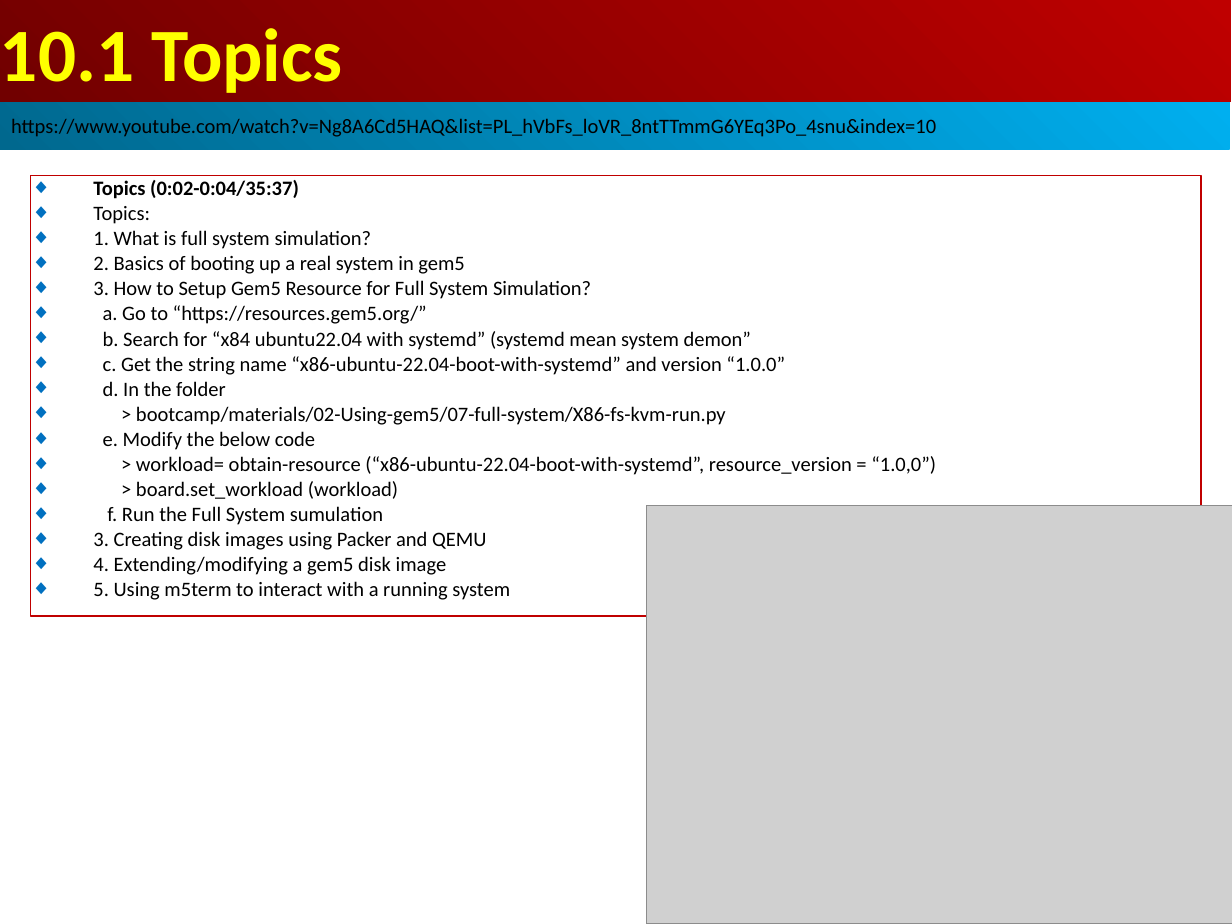
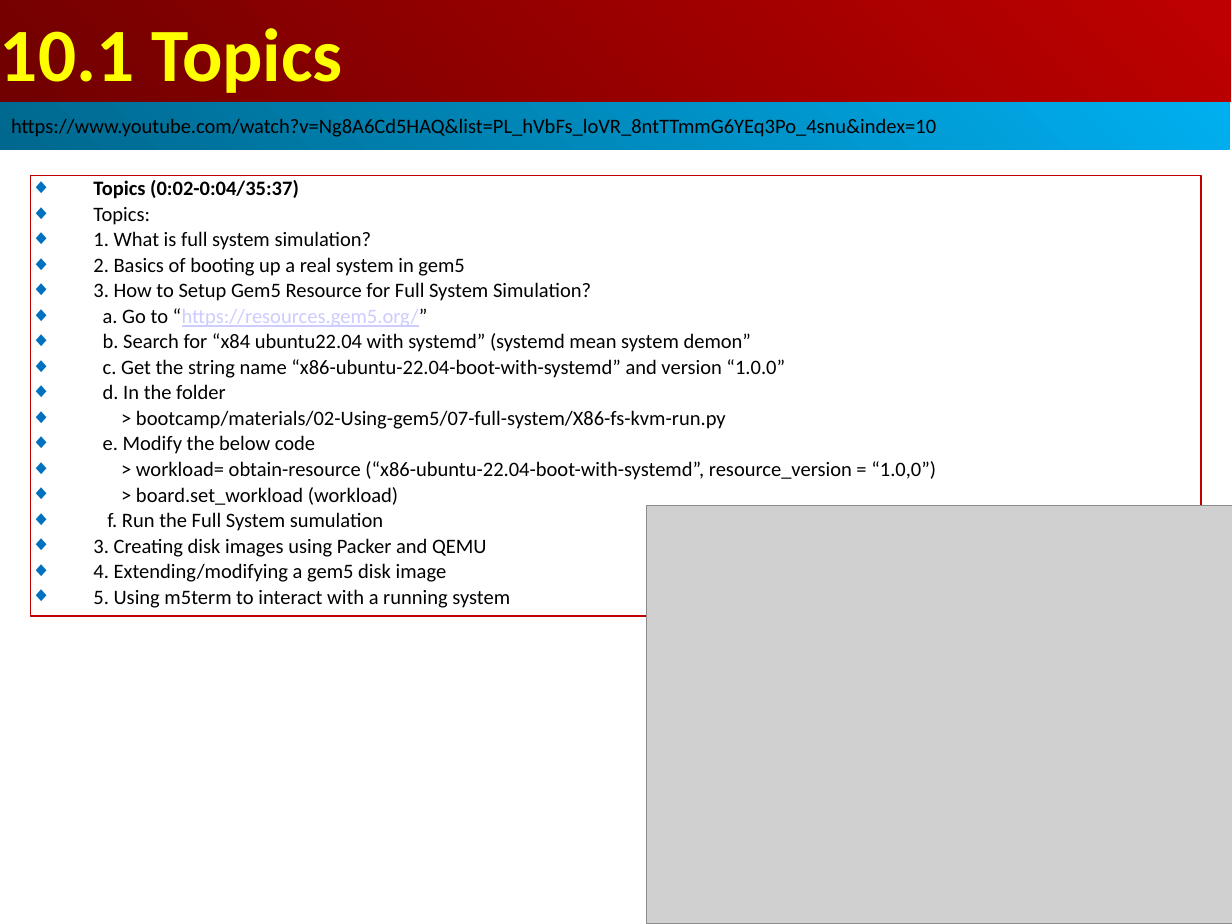
Before and after one commit to peterhchen/AIU_CS850_Gem5_McPAT, a slide deck: slide 4 of 050_Gem5/010.FullSys/000_Video/010.FullSystem.ppt. Drawn at 1232x924 pixels with LibreOffice and Linux fonts; fonts in the diff are those of the drawing; grey boxes stand for pictures. Boxes give left, top, right and bottom in pixels: in the first picture for what was removed or moved away, otherwise in the second. Text is boxed around its words. In the diff, an @@ line names an element or a change of style, - is before the commit and + after.

```diff
--- a/050_Gem5/010.FullSys/000_Video/010.FullSystem.ppt
+++ b/050_Gem5/010.FullSys/000_Video/010.FullSystem.ppt
@@ rectangle "Topics (0:02-0:04/35:37)" at [31,175,1201,616]: text colour #000000 to #CCCCFF, underline on in "“https://resources.gem5.org/”" @@
```
Also in this commit, not shown: 6 other slides changed, 1 slide added.
